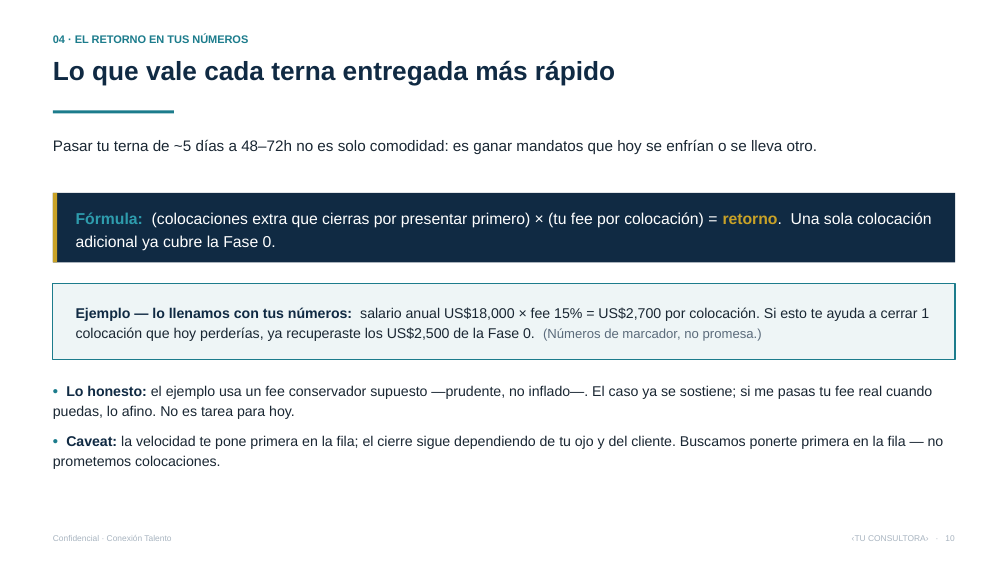
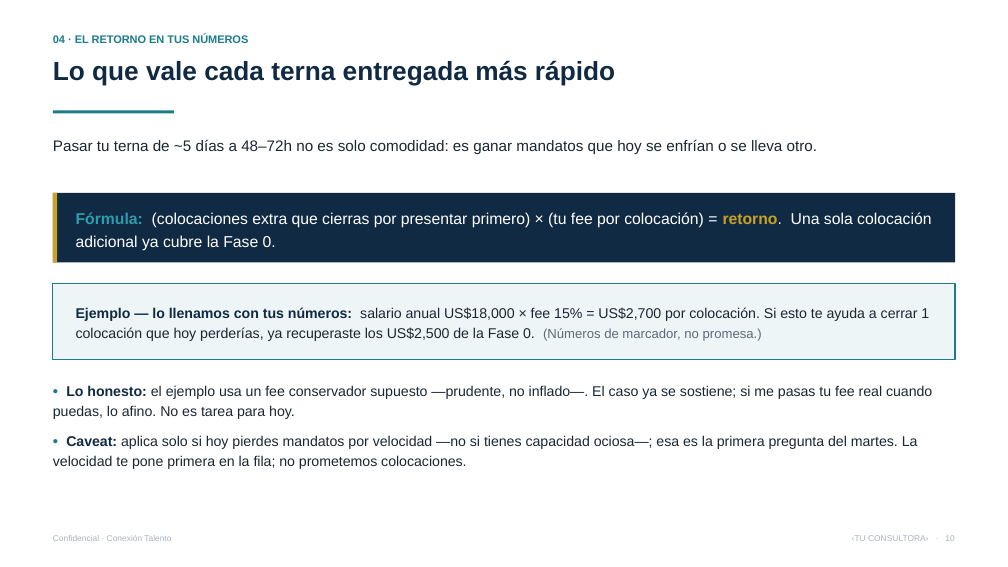
Before and after one commit to vverlaine/conexion-talento-ia, a slide deck: slide 10 of 04-propuesta/Presentacion-Conexion-Talento.pptx. Drawn at 1008x567 pixels with LibreOffice and Linux fonts; fonts in the diff are those of the drawing. Boxes give left, top, right and bottom in pixels: in the first picture for what was removed or moved away, otherwise in the second. Text is boxed around its words. In the diff, an @@ line names an element or a change of style, - is before the commit and + after.

```diff
--- a/04-propuesta/Presentacion-Conexion-Talento.pptx
+++ b/04-propuesta/Presentacion-Conexion-Talento.pptx
@@ text at (x1=53, y1=435, x2=918, y2=469): text changed @@
-• Caveat: la velocidad te pone primera en la fila; el cierre sigue dependiendo de tu ojo y del cliente. Buscamos ponerte primera en la fila — no prometemos colocaciones.
+• Caveat: aplica solo si hoy pierdes mandatos por velocidad —no si tienes capacidad ociosa—; esa es la primera pregunta del martes. La velocidad te pone primera en la fila; no prometemos colocaciones.
```
Also in this commit, not shown: 3 other slides changed, 6 other files.
